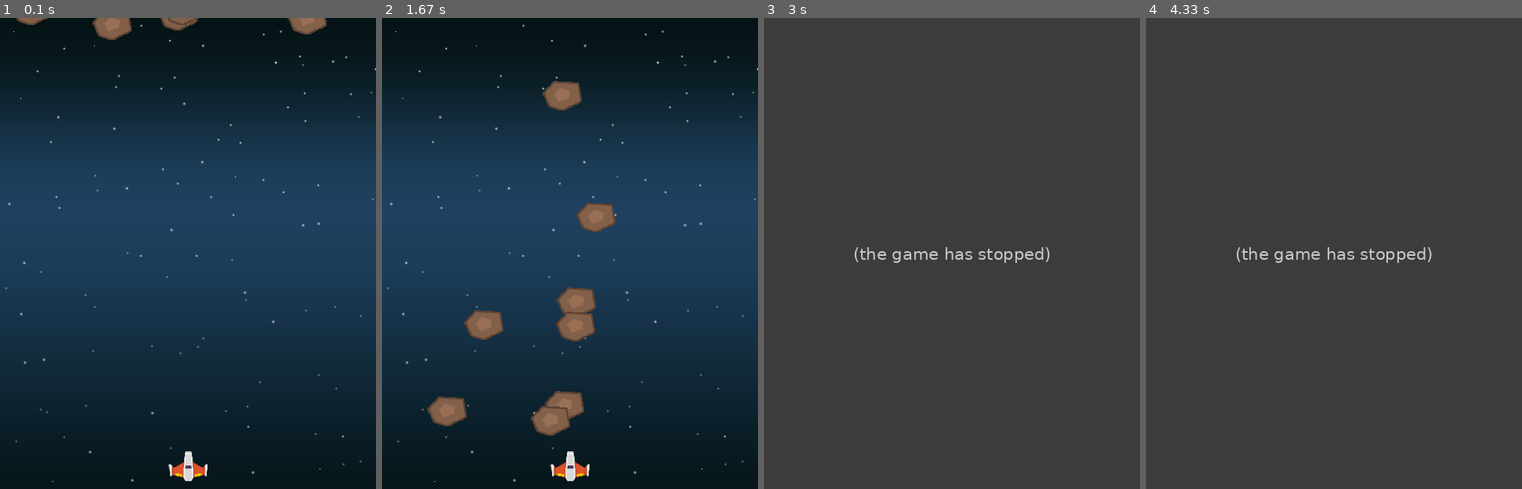
Above: before the commit, frames 1-4 (left to right).
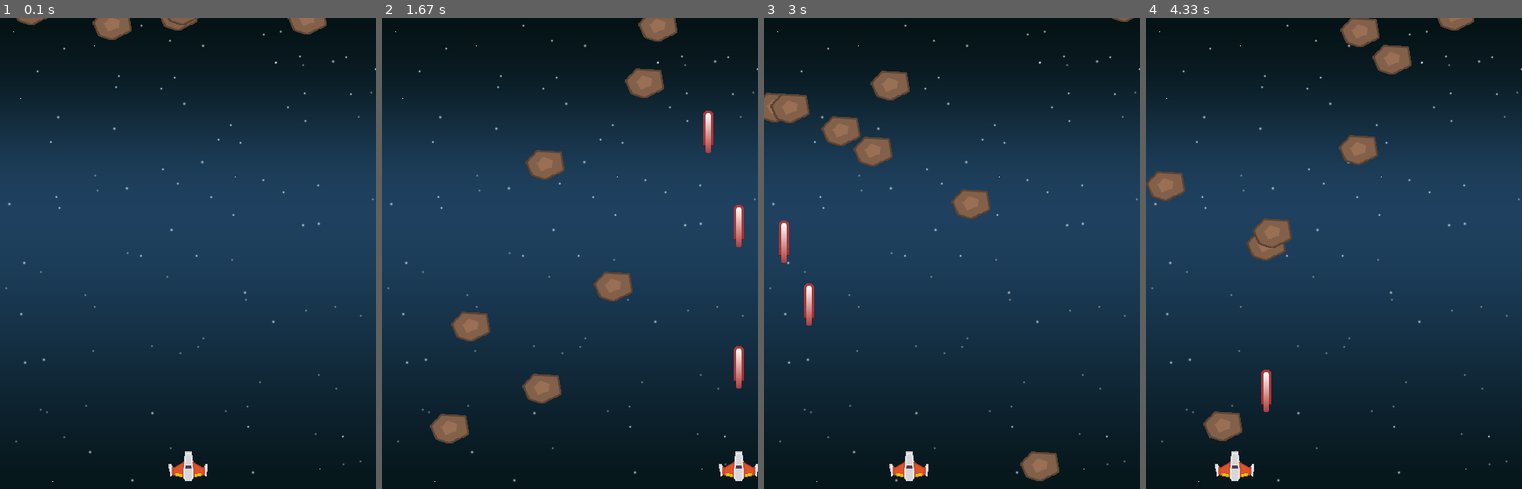
Above: after the commit, the same moments.

Repository: Thiagomp3/Intro-Pygame
Game: pygame game, started from asteroids.py
Same seed, same stepped clock (60 frames per second), same inputs: the game is played once before the commit and once after it.
Inputs:
- Up to frame 1 (0.1 s): no input
- Up to frame 2 (1.67 s): tap Space at 0.33, 0.73, 1.03, 1.23, 1.53 s; hold Right 0.67-1.13 s; hold Right 1.17-1.63 s
- Up to frame 3 (3 s): hold Left 1.67-2.2 s; tap Space at 1.73, 2.03, 2.3, 2.6, 2.73 s; hold Left 2.23-2.63 s; hold Right from 2.67 s (still down)
- Up to frame 4 (4.33 s): tap Space at 3.03, 3.4, 3.7 s; release Right at 3.3 s; hold Left 3.33-3.8 s

The runs differ from the first frame. In frame 1, less than 0.1% of the frame differs, in the area x 44-56%, y 92-99%; in frame 2, 7.9%; in frame 3, 100%, in the area x 0-100%, y 0-100%; in frame 4, 100%.
Before the commit the program exited at 2.3 s; later frames show no game.

Commit message:
Versao final

Diff:
--- a/asteroids.py
+++ b/asteroids.py
@@ -2,9 +2,9 @@
 
 # Importando as bibliotecas necessárias.
 import pygame
-from os import path
 import random
 import time
+from os import path
 
 # Estabelece a pasta que contem as figuras e sons.
 img_dir = path.join(path.dirname(__file__), 'img')
@@ -23,43 +23,43 @@
 BLUE = (0, 0, 255)
 YELLOW = (255, 255, 0)
 
-#Classe Jogador que representa a nave
+# Classe Jogador que representa a nave
 class Player(pygame.sprite.Sprite):
 
-    #Construtor da classe
+    # Construtor da classe.
     def __init__(self):
 
-        #Construtor da classe pai(Sprite)
+        # Construtor da classe pai (Sprite).
         pygame.sprite.Sprite.__init__(self)
 
-        #Carregando a imagem de fundo
-        player_img = pygame.image.load(path.join(img_dir, "playerShip1_orange.png"))
+        # Carregando a imagem de fundo.
+        player_img = pygame.image.load(path.join(img_dir, "playerShip1_orange.png")).convert()
         self.image = player_img
 
-        #Diminuindo o tamanho da imagem
-        self.image = pygame.transform.scale(player_img,(50,38))
-
-        #Deixando transparente
+        # Diminuindo o tamanho da imagem.
+        self.image = pygame.transform.scale(player_img, (50, 38))
+
+        # Deixando transparente.
         self.image.set_colorkey(BLACK)
 
-        #Detalhes sobre o posicionamento
+        # Detalhes sobre o posicionamento.
         self.rect = self.image.get_rect()
 
-        #Centraliza embaixo da tela
+        # Centraliza embaixo da tela.
         self.rect.centerx = WIDTH / 2
         self.rect.bottom = HEIGHT - 10
 
-        #Velocidade da nave
+        # Velocidade da nave
         self.speedx = 0
 
-        #Melhora a colisao estabelecendo um raio de um circulo
+        # Melhora a colisão estabelecendo um raio de um circulo
         self.radius = 25
 
-    #Metodo que atualiza a posicao da navinha
-    def updat(self):
+    # Metodo que atualiza a posição da navinha
+    def update(self):
         self.rect.x += self.speedx
 
-        #Mantem dentro da tela
+        # Mantem dentro da tela
         if self.rect.right > WIDTH:
             self.rect.right = WIDTH
         if self.rect.left < 0:
@@ -94,6 +94,9 @@
         self.speedx = random.randrange(-3, 3)
         self.speedy = random.randrange(2, 9)
 
+        # Melhora a colisão estabelecendo um raio de um circulo
+        self.radius = int(self.rect.width * .85 / 2)
+
     # Metodo que atualiza a posição da navinha
     def update(self):
         self.rect.x += self.speedx
@@ -105,6 +108,7 @@
             self.rect.y = random.randrange(-100, -40)
             self.speedx = random.randrange(-3, 3)
             self.speedy = random.randrange(2, 9)
+
 # Classe Bullet que representa os tiros
 class Bullet(pygame.sprite.Sprite):
 
@@ -137,7 +141,6 @@
         if self.rect.bottom < 0:
             self.kill()
 
-
 # Inicialização do Pygame.
 pygame.init()
 pygame.mixer.init()
@@ -155,29 +158,27 @@
 background = pygame.image.load(path.join(img_dir, 'starfield.png')).convert()
 background_rect = background.get_rect()
 
-#Carrega os sons do jogo
-pygame.mixer.music.load(path.join(snd_dir, "tgfcoder-FrozenJam-SeamlessLoop.ogg"))
+# Carrega os sons do jogo
+pygame.mixer.music.load(path.join(snd_dir, 'tgfcoder-FrozenJam-SeamlessLoop.ogg'))
 pygame.mixer.music.set_volume(0.4)
 boom_sound = pygame.mixer.Sound(path.join(snd_dir, 'expl3.wav'))
 destroy_sound = pygame.mixer.Sound(path.join(snd_dir, 'expl6.wav'))
 pew_sound = pygame.mixer.Sound(path.join(snd_dir, 'pew.wav'))
 
-
-
-#Cria uma nave. O construtor será chamado automaticamente.
+# Cria uma nave. O construtor será chamado automaticamente.
 player = Player()
 
-#Cria um grupo de sprites e adiciona a nave
+# Cria um grupo de todos os sprites e adiciona a nave.
 all_sprites = pygame.sprite.Group()
 all_sprites.add(player)
 
-#Cria um grupo só dos meteoros
+# Cria um grupo só dos meteoros
 mobs = pygame.sprite.Group()
 
 # Cria um grupo para tiros
 bullets = pygame.sprite.Group()
 
-#Cria 8 meteoros e add no grupo meteoros
+# Cria 8 meteoros e adiciona no grupo meteoros
 for i in range(8):
     m = Mob()
     all_sprites.add(m)
@@ -187,6 +188,7 @@
 try:
 
     # Loop principal.
+    pygame.mixer.music.play(loops=-1)
     running = True
     while running:
 
@@ -196,26 +198,34 @@
         # Processa os eventos (mouse, teclado, botão, etc).
         for event in pygame.event.get():
 
-            # Verifica se foi fechado
+            # Verifica se foi fechado.
             if event.type == pygame.QUIT:
                 running = False
-            # Verifica se apertou alguma tecla
+
+            # Verifica se apertou alguma tecla.
             if event.type == pygame.KEYDOWN:
-                #Dependendo da tecla, altera a velocidade
+                # Dependendo da tecla, altera a velocidade.
                 if event.key == pygame.K_LEFT:
                     player.speedx = -8
                 if event.key == pygame.K_RIGHT:
                     player.speedx = 8
-            #Verifica se soltou alguma tecla
+                # Se for um espaço atira!
+                if event.key == pygame.K_SPACE:
+                    bullet = Bullet(player.rect.centerx, player.rect.top)
+                    all_sprites.add(bullet)
+                    bullets.add(bullet)
+                    pew_sound.play()
+
+            # Verifica se soltou alguma tecla.
             if event.type == pygame.KEYUP:
-                #Dependendo da tecla, altera a velocidade
+                # Dependendo da tecla, altera a velocidade.
                 if event.key == pygame.K_LEFT:
                     player.speedx = 0
                 if event.key == pygame.K_RIGHT:
                     player.speedx = 0
 
-        #Depois de processar os eventos
-        #Atualiza a acao de cada sprite
+        # Depois de processar os eventos.
+        # Atualiza a acao de cada sprite.
         all_sprites.update()
 
         # Verifica se houve colisão entre tiro e meteoro
@@ -227,7 +237,6 @@
             all_sprites.add(m)
             mobs.add(m)
 
-
         # Verifica se houve colisão entre nave e meteoro
         hits = pygame.sprite.spritecollide(player, mobs, False, pygame.sprite.collide_circle)
         if hits:
@@ -237,7 +246,6 @@
 
             running = False
 
-
         # A cada loop, redesenha o fundo e os sprites
         screen.fill(BLACK)
         screen.blit(background, background_rect)
@@ -247,4 +255,5 @@
         pygame.display.flip()
 
 finally:
+
     pygame.quit()
